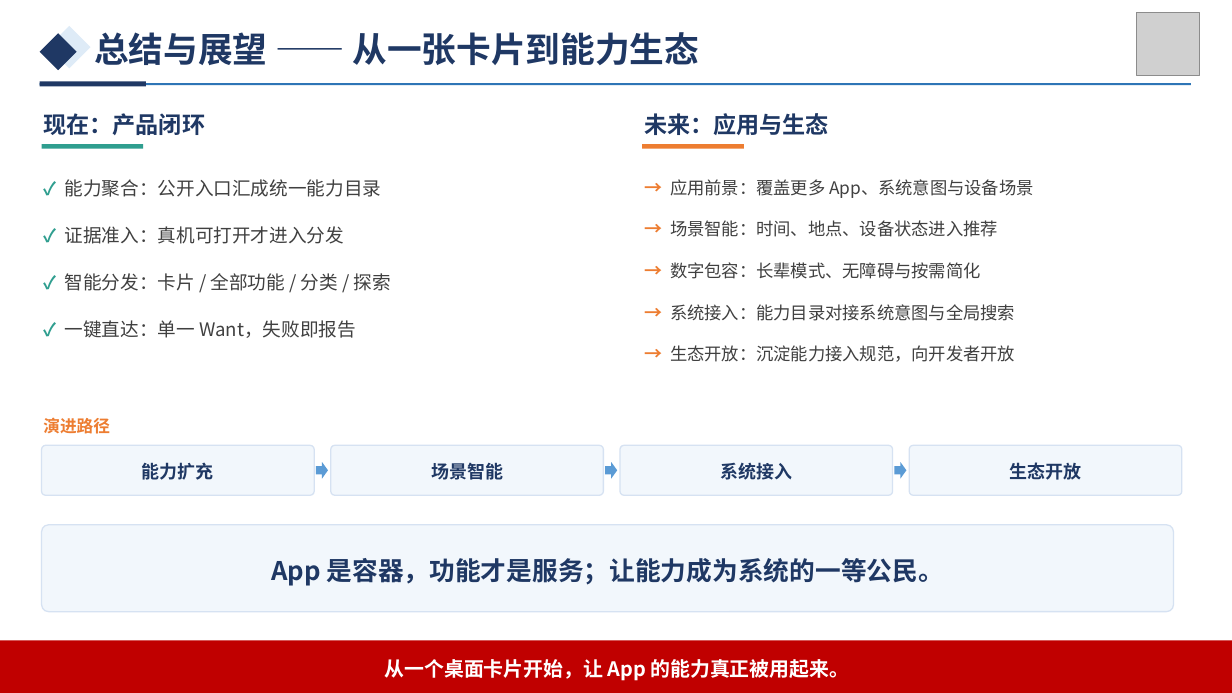
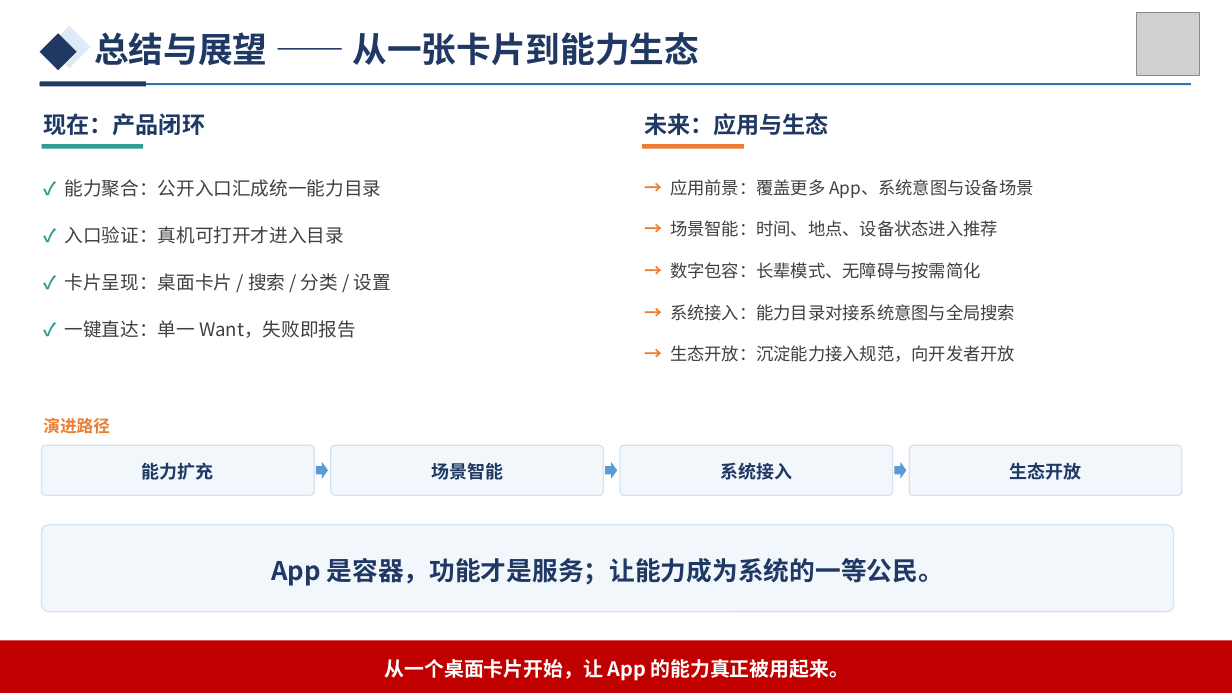
Before and after one commit to growvv/stargate, a slide deck: slide 11 of submission/StarGate_答辩PPT.pptx (slide 12 before the commit). Drawn at 1232x693 pixels with LibreOffice and Linux fonts; fonts in the diff are those of the drawing; grey boxes stand for pictures. Boxes give left, top, right and bottom in pixels: in the first picture for what was removed or moved away, otherwise in the second. Text is boxed around its words. In the diff, an @@ line names an element or a change of style, - is before the commit and + after.

```diff
--- a/submission/StarGate_答辩PPT.pptx
+++ b/submission/StarGate_答辩PPT.pptx
@@ text at (x1=65, y1=226, x2=391, y2=291): text changed @@
-✓ 证据准入：真机可打开才进入分发
-✓ 智能分发：卡片 / 全部功能 / 分类 / 探索
+✓ 入口验证：真机可打开才进入目录
+✓ 卡片呈现：桌面卡片 / 搜索 / 分类 / 设置
```
Also in this commit, not shown: 9 other slides changed, 1 slide added, 2 slides removed, 51 other files.
